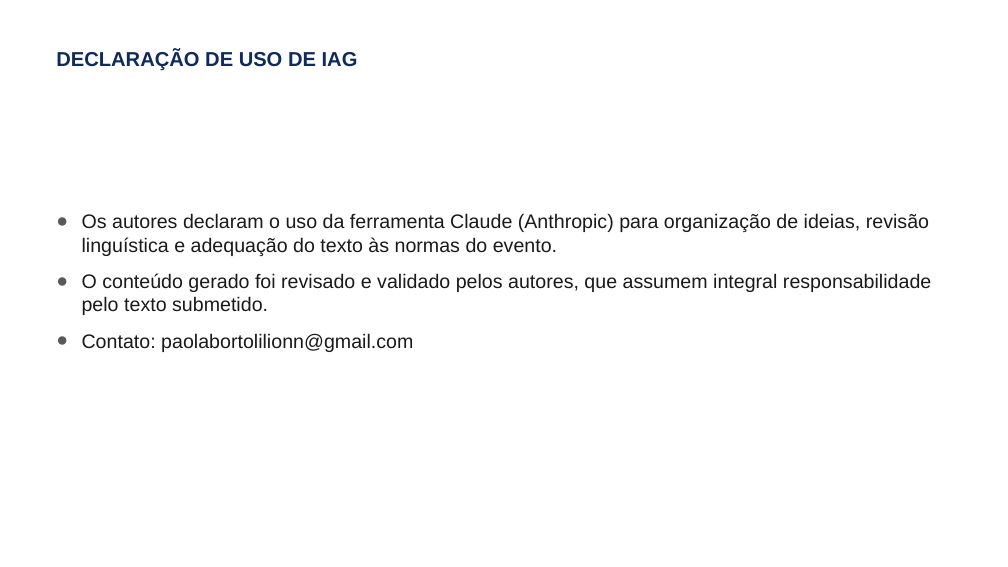
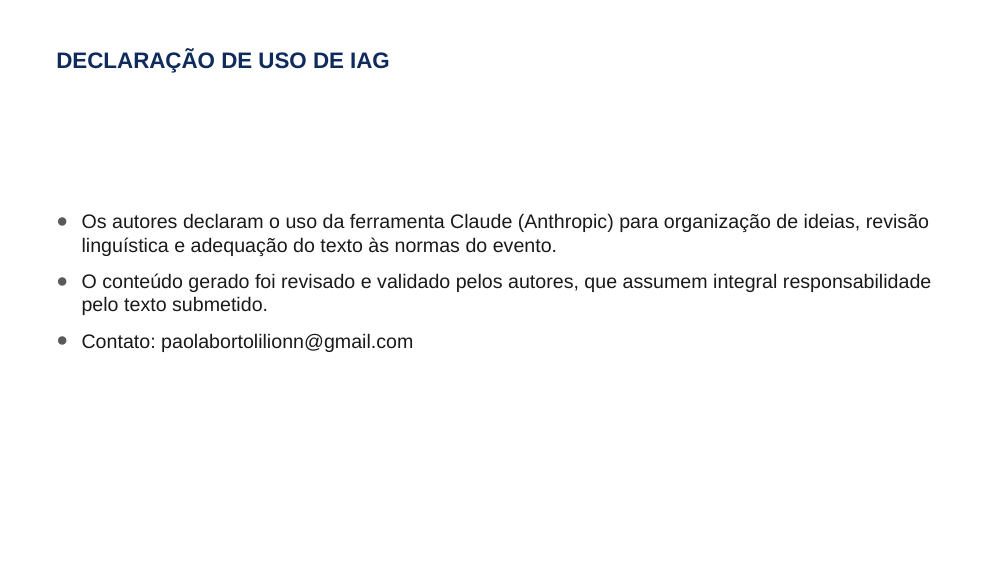
Before and after one commit to elson-vinicius-lopes/uniplac, a slide deck: slide 9 of resultados finais/mostra-cientifica-2026/Mostra-Cientifica-2026-Apresentacao-AAF-H-pylori.pptx (slide 10 before the commit). Drawn at 1008x567 pixels with LibreOffice and Linux fonts; fonts in the diff are those of the drawing; background and template pictures are left out. Boxes give left, top, right and bottom in pixels: in the first picture for what was removed or moved away, otherwise in the second. Text is boxed around its words. In the diff, an @@ line names an element or a change of style, - is before the commit and + after.

```diff
--- a/resultados finais/mostra-cientifica-2026/Mostra-Cientifica-2026-Apresentacao-AAF-H-pylori.pptx
+++ b/resultados finais/mostra-cientifica-2026/Mostra-Cientifica-2026-Apresentacao-AAF-H-pylori.pptx
@@ title "DECLARAÇÃO DE USO DE IAG" at [56, 51, 390, 73]: size 14.4 to 16 pt @@
```
Also in this commit, not shown: 7 other slides changed, 1 slide added, 2 slides removed, 27 other files.
